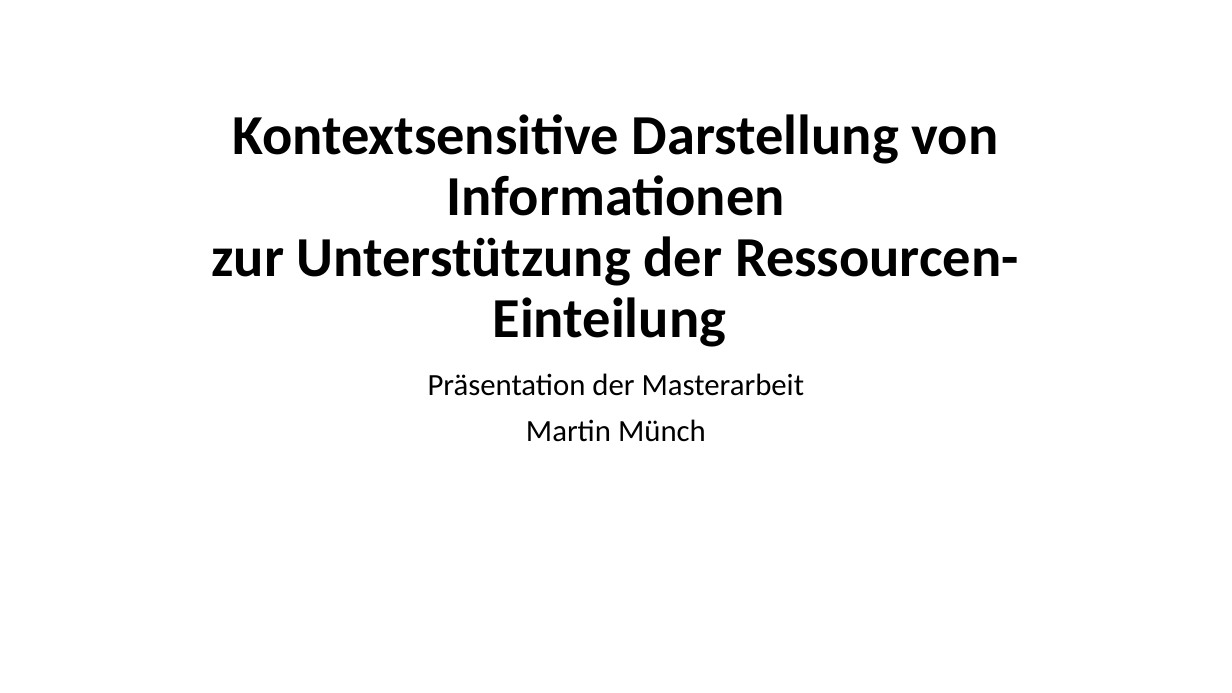
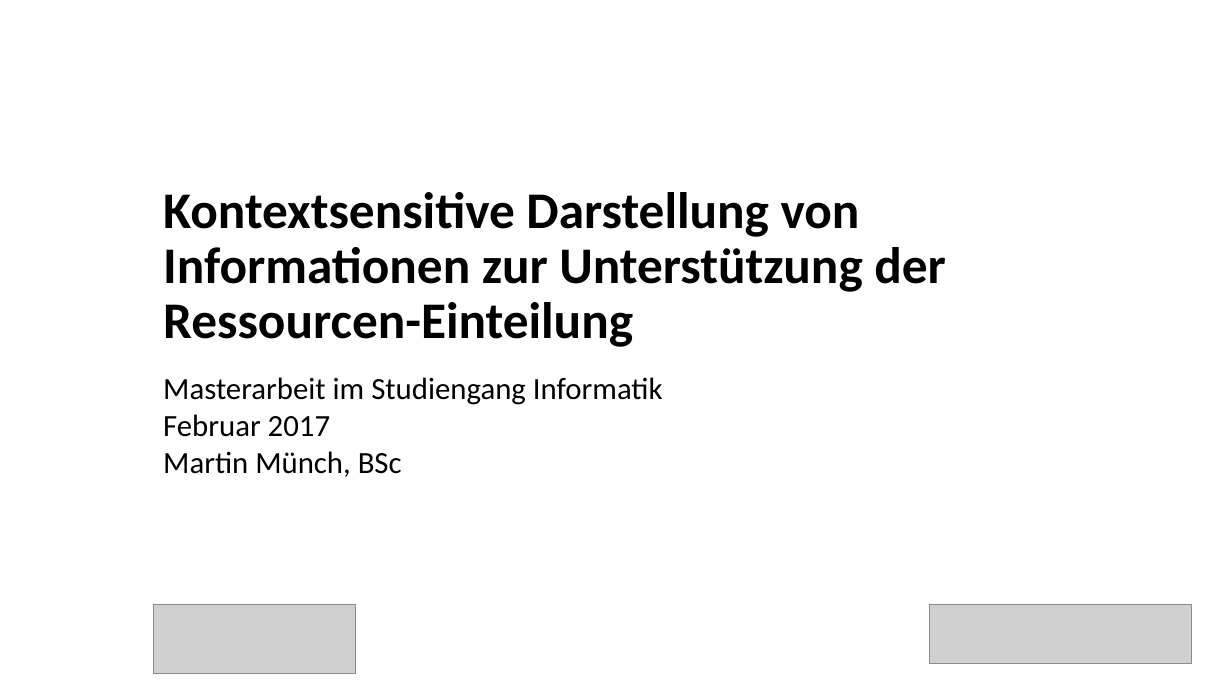
Before and after one commit to advocd/MasterThesis, a slide deck: slide 1 of Abgaben/Präsentation Masterarbeit/Präsentation Muench.pptx. Drawn at 1232x693 pixels with LibreOffice and Linux fonts; fonts in the diff are those of the drawing; grey boxes stand for pictures. Boxes give left, top, right and bottom in pixels: in the first picture for what was removed or moved away, otherwise in the second. Text is boxed around its words. In the diff, an @@ line names an element or a change of style, - is before the commit and + after.

Commit message:
update Präsentation

```diff
--- a/Abgaben/Präsentation Masterarbeit/Präsentation Muench.pptx
+++ b/Abgaben/Präsentation Masterarbeit/Präsentation Muench.pptx
@@ title "Kontextsensitive Darstellung von Informationen zur ..." at (163,192,946,347): size 44 to 40 pt; alignment centre to left @@
@@ subtitle at (163,377,663,477): text changed @@
-Präsentation der Masterarbeit
-Martin Münch
+Masterarbeit im Studiengang Informatik
+Februar 2017
+Martin Münch, BSc
@@ picture added at (154,604,356,673) @@
@@ picture added at (930,604,1191,664) @@
```
Also in this commit, not shown: 4 other slides changed, 12 slides added, 3 slides removed, 1 other file.
